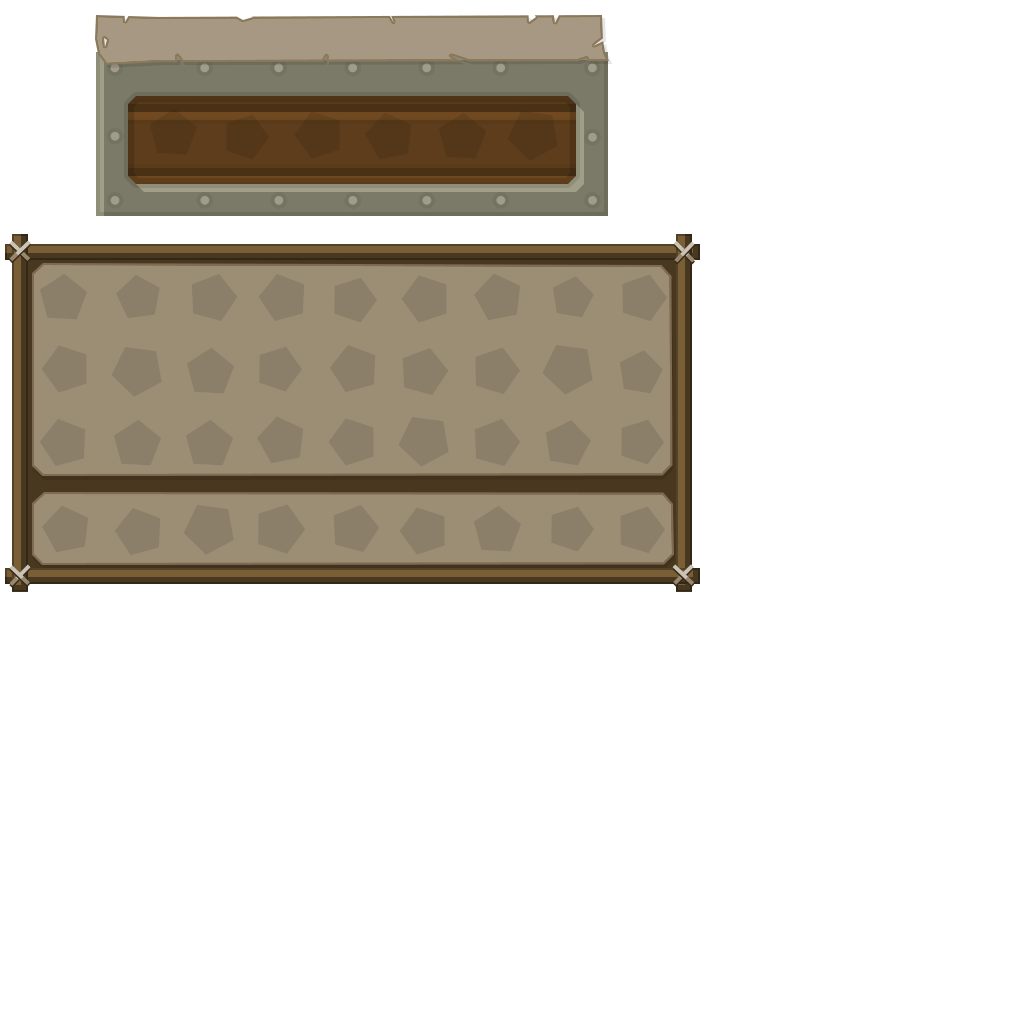
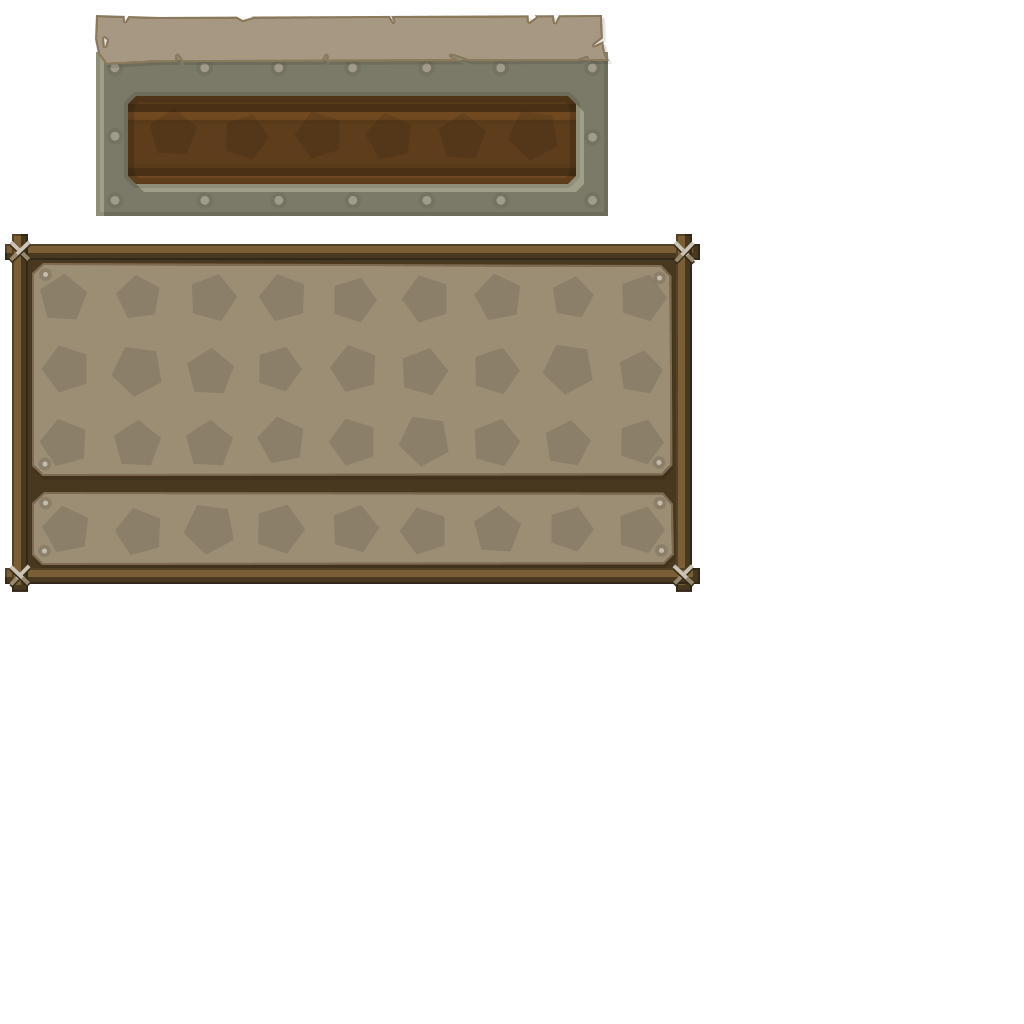
The second (1024, 1024) image is a revision of the first. Changes to its layers:
added layer "Forme 21" in group "inventaire" over [42, 272, 664, 554]
painted on "Forme 20", unmasked it over [39, 268, 668, 556]
painted on "Forme 19", unmasked it over [38, 268, 668, 558]
unmasked "Forme 14" over [38, 268, 668, 558]
